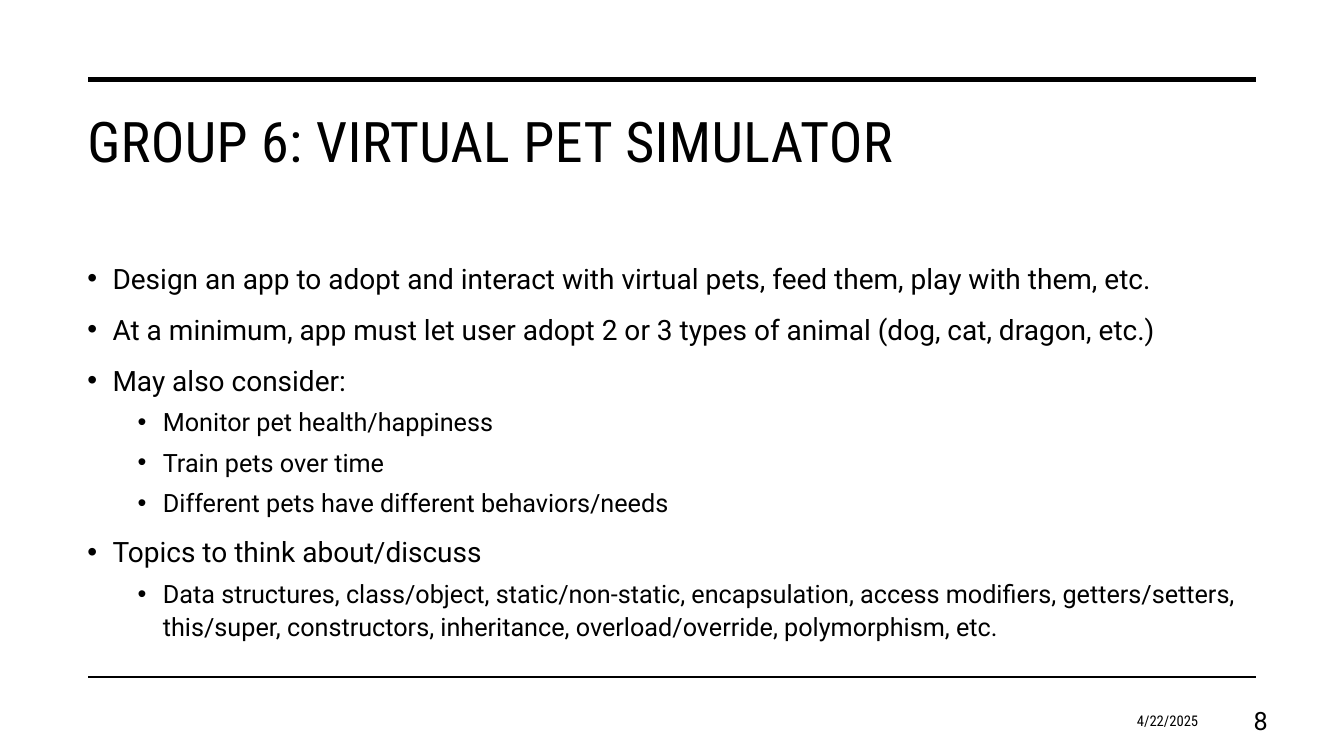
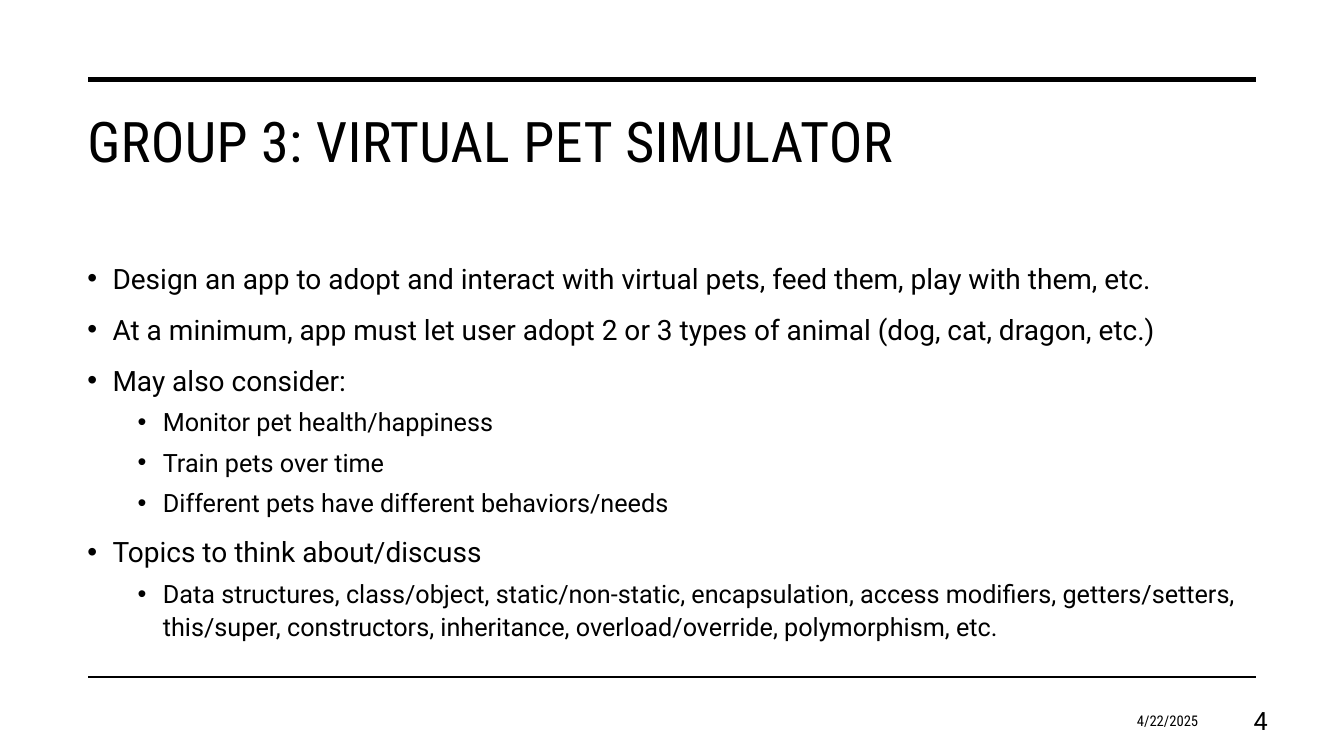
Before and after one commit to anderson79/cs1180-02_sp25, a slide deck: slide 4 of Week14/OOPextraCredit.pptx (slide 8 before the commit). Drawn at 1344x756 pixels with LibreOffice and Linux fonts; fonts in the diff are those of the drawing. Boxes give left, top, right and bottom in pixels: in the first picture for what was removed or moved away, otherwise in the second. Text is boxed around its words. In the diff, an @@ line names an element or a change of style, - is before the commit and + after.

Commit message:
updated groups

```diff
--- a/Week14/OOPextraCredit.pptx
+++ b/Week14/OOPextraCredit.pptx
@@ title at (x1=87, y1=121, x2=892, y2=163): text changed @@
-GROUP 6: VIRTUAL PET SIMULATOR
+GROUP 3: VIRTUAL PET SIMULATOR
@@ page number at (x1=1254, y1=712, x2=1268, y2=730): text changed @@
-8
+4
```
Also in this commit, not shown: 4 other slides changed, 1 slide removed.
